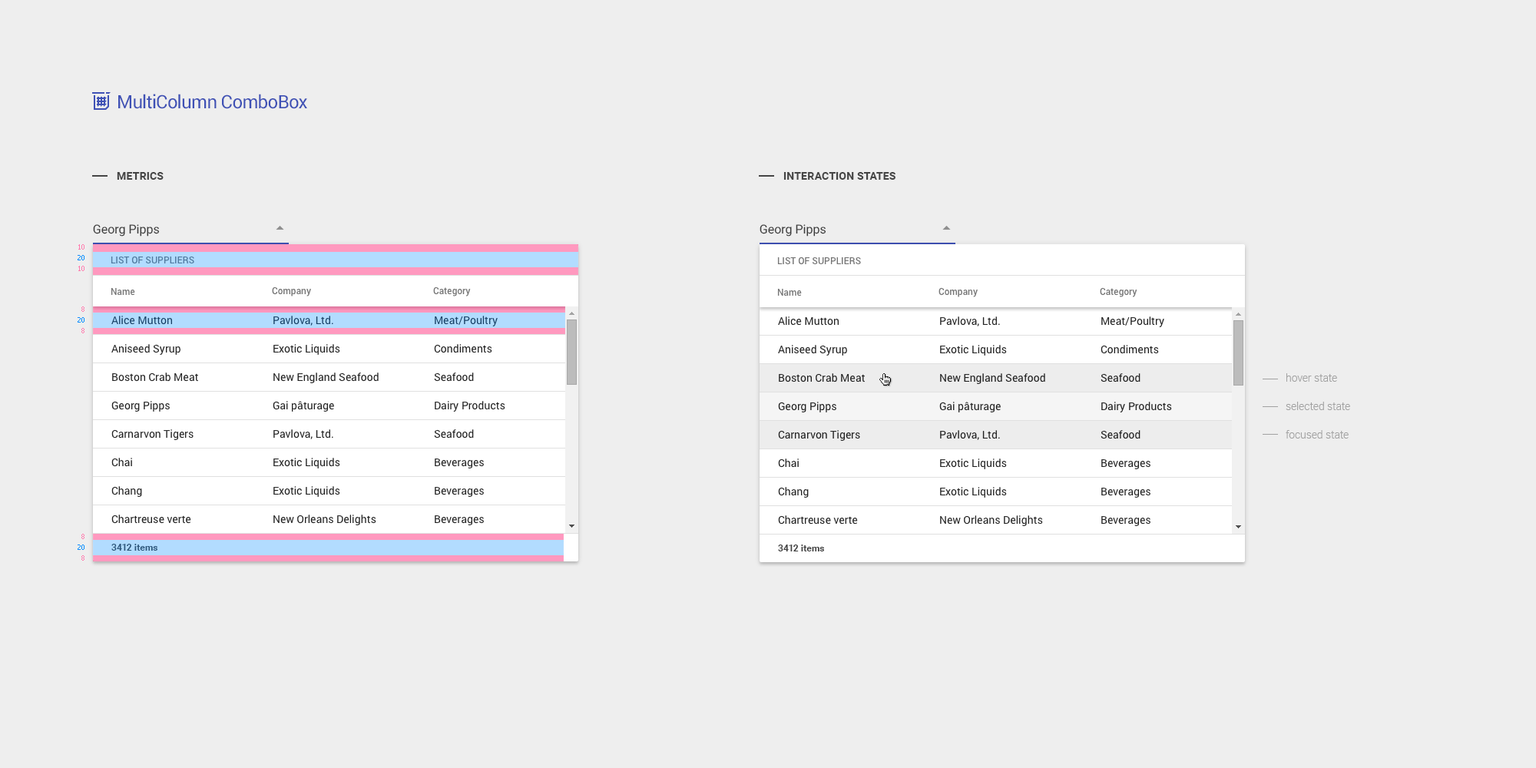
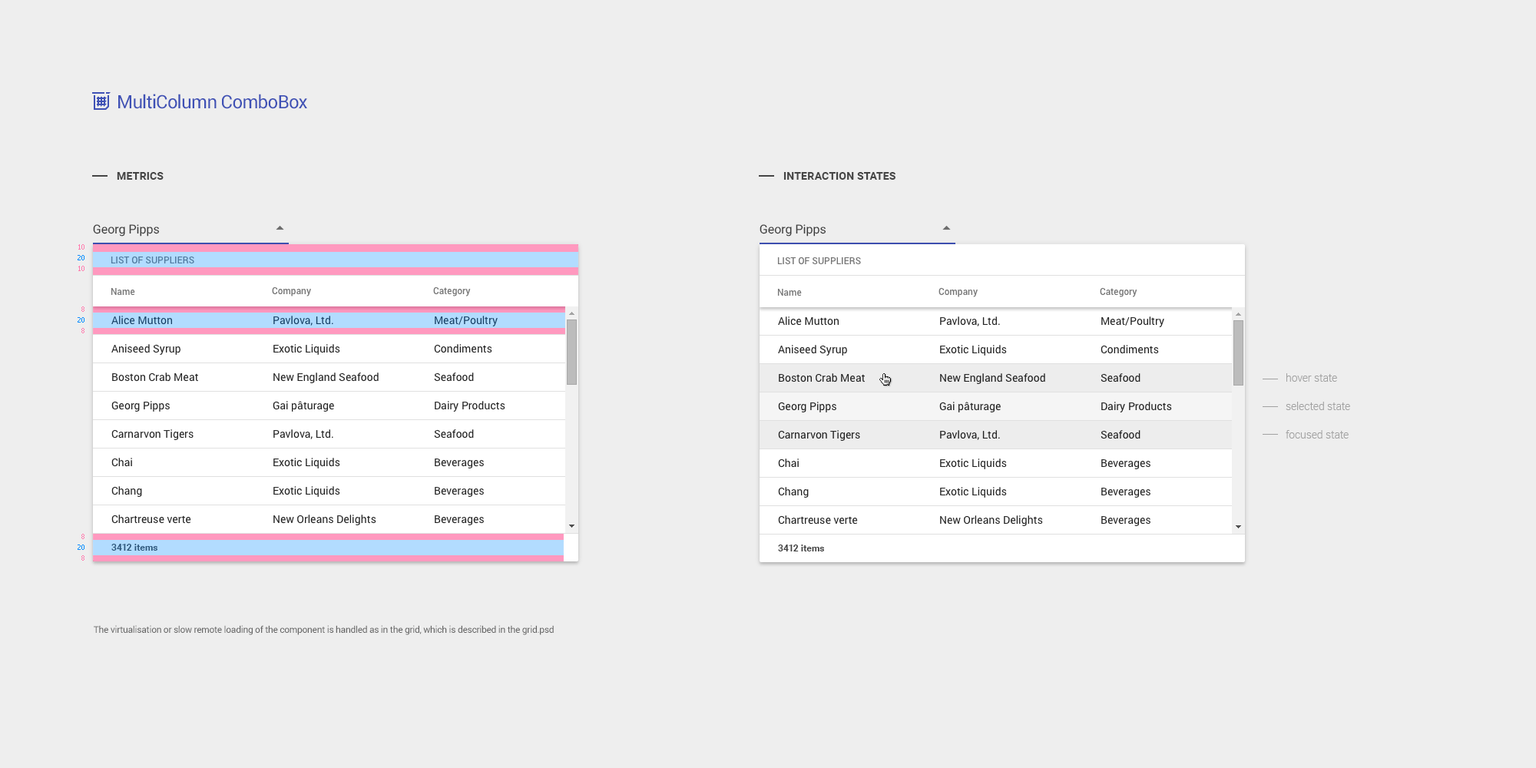
The second 1536×768 image is a revision of the first. Changes to its layers:
added layer "The virtualisation or slow remote loading of the component is h" in group "Label" over (93, 625, 554, 636)
